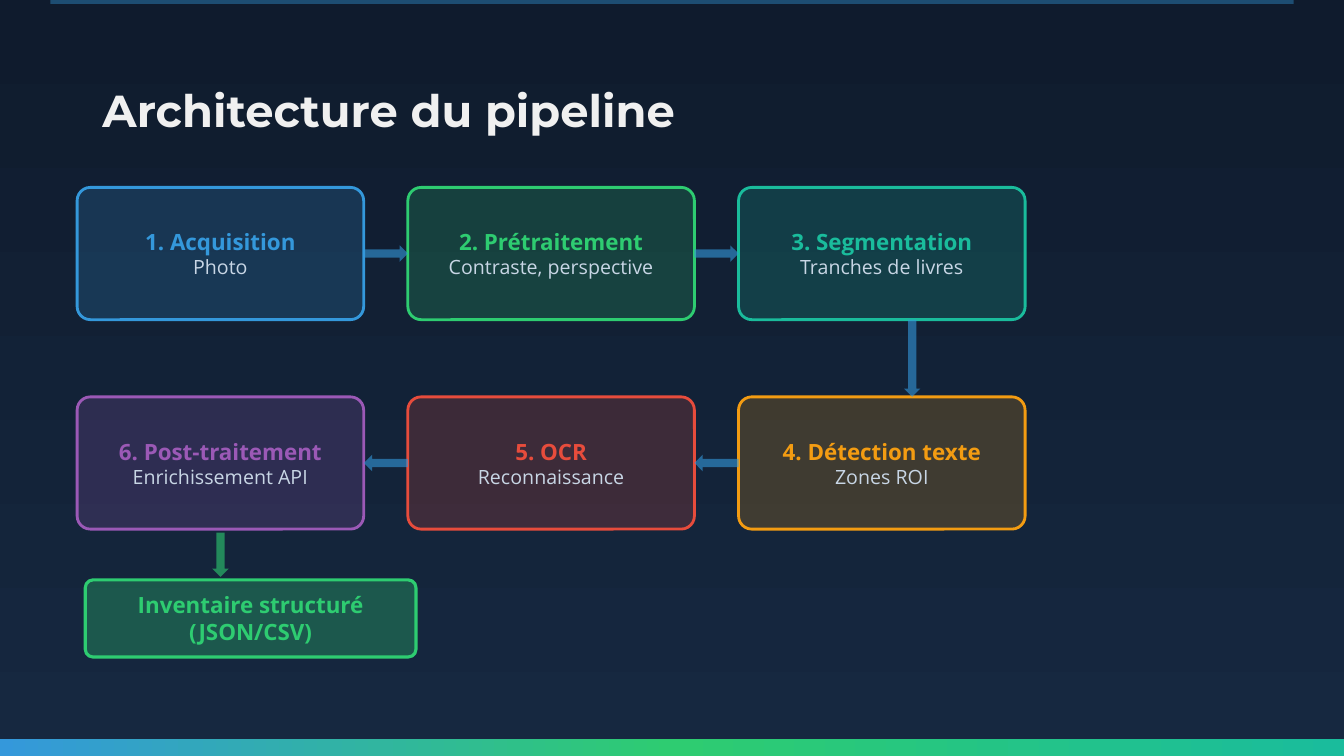
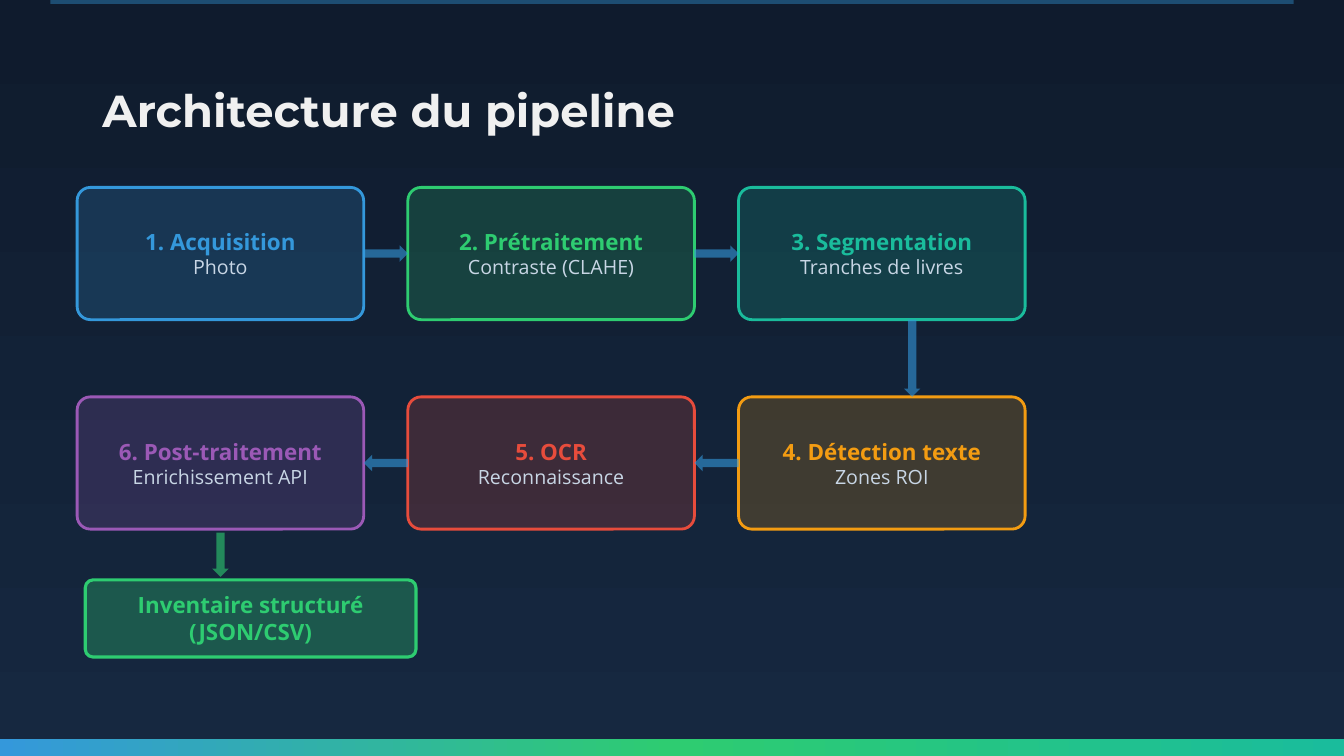
Before and after one commit to toba75/CV_Mini_Projet, a slide deck: slide 5 of docs/Shelf Scan.pptx. Drawn at 1344x756 pixels with LibreOffice and Linux fonts; fonts in the diff are those of the drawing. Boxes give left, top, right and bottom in pixels: in the first picture for what was removed or moved away, otherwise in the second. Text is boxed around its words. In the diff, an @@ line names an element or a change of style, - is before the commit and + after.

```diff
--- a/docs/Shelf Scan.pptx
+++ b/docs/Shelf Scan.pptx
@@ text in rounded rectangle at (468, 260, 634, 277): text changed @@
-Contraste, perspective
+Contraste (CLAHE)
```
Also in this commit, not shown: 3 other slides changed, 1 other file.
